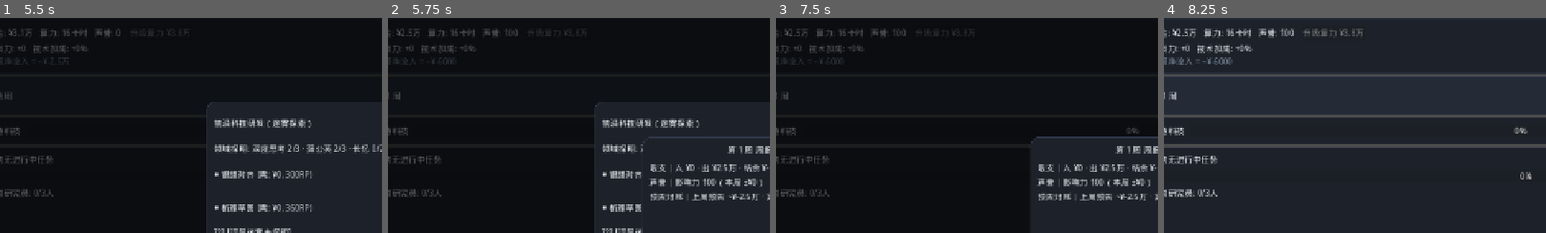
Above: before the commit, frames 1-4 (left to right).
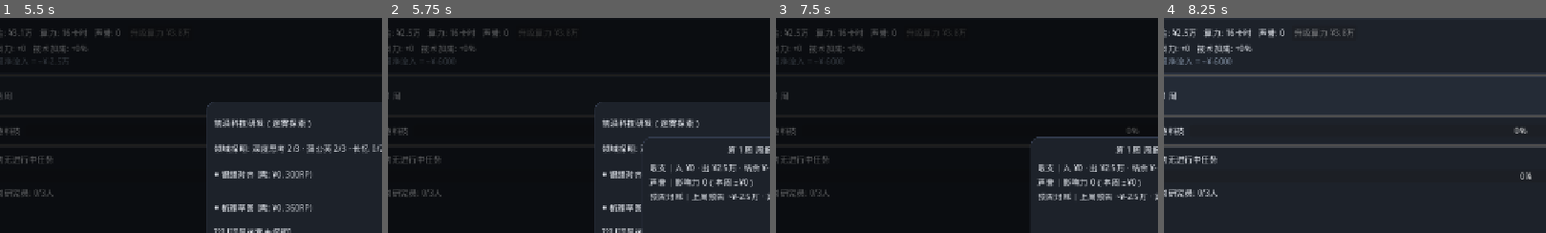
Above: after the commit, the same moments.

Repository: wingsky-1/big-ai-era
Game: Godot game, scene res://src/ui/main/main.tscn
The game is run twice, just before and just after one commit, with the same random seed, the same clock (stepped at 60 frames per second) and the same inputs.
Inputs:
- Up to frame 1 (5.5 s): click "开始经营" at 0.5 s; click "升级算力 ¥1.9万" at 1.25 s; click "‖" at 2 s; click "1x" at 2.75 s; click "2x" at 3.5 s; click "4x" at 4.25 s; click "科技" at 5 s
- Up to frame 2 (5.75 s): no input
- Up to frame 3 (7.5 s): click "周报" at 5.75 s; click "暂停" at 6.5 s; click "✕" at 7.25 s
- Up to frame 4 (8.25 s): click "确认" at 8 s
The pictures show only the part of the screen within x 3-53%, y 0-50%; the shares and areas given below are measured in that part.

Frame 1 is identical in both runs. In frame 2, 0.5% of the frame differs, in the area x 30-98%, y 4-79%; in frame 3, 0.5%; in frame 4, 0.4%.

Commit message:
feat(balance): 事件命中率门 + 冷却 + 预算闸（#75）+ RNG 派生修复（#92） (#93)
* fix(rng): randf_domain 改用 PCG32 派生，消除 hash 直取低位导致的抽样退化（#92）

GDScript hash(String) 对相邻字符串仅差个位数 → 同域连续抽样差 ~5e-10，
概率判定在一局内退化为恒真/恒假（200 seed 实测：85 局 hit(0.35) 命中 0 次、
23 局命中 100 次）。改为三元组重置 RandomNumberGenerator.seed 后取一次 randf()，
仍为 counter-based 三元组派生（计数器照常入档、读档/跳步零漂移），
不改变 ADR-0008 决策语义（非其备选方案中被拒的全局序列）。

* feat(balance): 事件命中率门 + 冷却 + 预算闸（#75）

- events.json 新增 event_spec{p_week 0.35 / max_money 5000 / max_rp_grant 60 /
  max_influence 20 / weekly_net_cap 600}；权重重排 Σw=175；非 once 卡
  trigger.cooldown_weeks=8；单卡重标（grant 4500 / paper influence 20 w50 /
  advisor rp 60 w35 / sponsor 5000）
- EventEngine：命中率门复用 event_roll 域（不新增 RNG 域）；冷却阻断 + once 永久排除；
  validate_card_caps / expected_weekly_effect 数据表级护栏；事件收入运行时统计
- 存档零迁移：events.cooldowns{} 开放容器加键（V1_SHELL 同步），fired 数组语义不变
- GDD §11 同步实现落点

---------

Co-authored-by: wingsky-1 <52647424@users.noreply.github.com>

Diff:
--- a/src/data/events.json
+++ b/src/data/events.json
@@ -6,6 +6,14 @@
 		"pity_boost_factor": 2.0,
 		"pity_skip_step": 2
 	},
+	"event_spec": {
+		"p_week": 0.35,
+		"max_money": 5000,
+		"max_rp_grant": 60,
+		"max_influence": 20,
+		"weekly_net_cap": 600,
+		"_comment": "事件闸自洽参数组（DR-031/C2 裁决；出处 docs/discussion/2026-09-08-decision-session-minutes.md §2.6 + v1-requirements §5.3）。p_week 复用 event_roll 域不新增 RNG 域；单卡上限 money/rp_grant/influence 由 EventEngine.validate_card_caps 全表校验；weekly_net_cap 为事件期望净效果周上限。"
+	},
 	"events": [
 		{
 			"id": "evt_open_source_rumor",
@@ -34,14 +42,15 @@
 			"trigger": {
 				"predicate": "none",
 				"weight": 25,
-				"once": false
+				"once": false,
+				"cooldown_weeks": 8
 			},
 			"title": "横向课题资助",
 			"description": "高校科研联合资助到账。",
 			"effects": [
 				{
 					"type": "money",
-					"value": 15000,
+					"value": 4500,
 					"timing": "immediate"
 				}
 			]
@@ -52,15 +61,16 @@
 			"kind": "notice",
 			"trigger": {
 				"predicate": "none",
-				"weight": 20,
-				"once": false
+				"weight": 50,
+				"once": false,
+				"cooldown_weeks": 8
 			},
 			"title": "论文顶会录用",
 			"description": "实验室最新成果登上顶会，学术声誉大增。",
 			"effects": [
 				{
 					"type": "influence",
-					"value": 100,
+					"value": 20,
 					"timing": "immediate"
 				}
 			]
@@ -72,7 +82,8 @@
 			"trigger": {
 				"predicate": "none",
 				"weight": 15,
-				"once": false
+				"once": false,
+				"cooldown_weeks": 8
 			},
 			"title": "云厂商卡时赠送",
 			"description": "云服务商提供了试用算力补贴。",
@@ -97,11 +108,11 @@
 			"description": "某硬件厂商提出赞助方案，但需承担合作课题。",
 			"options": [
 				{
-					"text": "接受设备补贴（资金+30k）",
+					"text": "接受设备补贴（资金+5k）",
 					"effects": [
 						{
 							"type": "money",
-							"value": 30000,
+							"value": 5000,
 							"timing": "immediate"
 						}
 					]
@@ -125,7 +136,8 @@
 			"trigger": {
 				"predicate": "none",
 				"weight": 10,
-				"once": false
+				"once": false,
+				"cooldown_weeks": 8
 			},
 			"title": "集群电力检修",
 			"description": "供电检修即将开始，是否对训练进行顺延调度？",
@@ -158,15 +170,16 @@
 			"kind": "notice",
 			"trigger": {
 				"predicate": "none",
-				"weight": 10,
-				"once": false
+				"weight": 35,
+				"once": false,
+				"cooldown_weeks": 8
 			},
 			"title": "知名顾问来访",
 			"description": "学界泰斗来访讲座，点拨启发了全员灵感。",
 			"effects": [
 				{
 					"type": "rp_grant",
-					"value": 200,
+					"value": 60,
 					"timing": "immediate"
 				}
 			]
--- a/src/entities/event_engine.gd
+++ b/src/entities/event_engine.gd
@@ -1,11 +1,13 @@
 class_name EventEngine
 extends RefCounted
 
-## 事件与灵感引擎（L2 RefCounted，DR-001 / DR-012 / DR-021 M2 / DR-023）：
-## - 8 张事件卡（谓词触发+加权抽取，RNG 域 event_roll）
+## 事件与灵感引擎（L2 RefCounted，DR-001 / DR-012 / DR-021 M2 / DR-023 / DR-031 C2）：
+## - 8 张事件卡（谓词触发 + 命中率门 + 冷却窗口 + 加权抽取，复用 RNG 域 event_roll）
 ## - 9 种效果枚举与显式 timing（immediate / delayed 于周结第 3 步消费）
 ## - 决策卡阻塞与 pending 入档（单周至多 1 张决策卡，双卡触发自动顺延入 week_due）
-## - 灵感三键（base/pity/cap）与权重全部来自 src/data/events.json（ADR-0013 零默认值纪律）
+## - 命中率门 p_week / 单卡效果上限 / 总闸 / 冷却窗口全部来自 src/data/events.json
+##   （ADR-0013 零默认值纪律：缺键 push_error 熔断，代码不留数值兜底）
+## - 冷却窗口入档 events.cooldowns{}（开放容器加键零迁移；fired 数组语义不变）
 
 signal event_triggered(event_data: Dictionary)
 signal decision_pending_set(card: Dictionary)
@@ -15,10 +17,14 @@
 
 var _events_cfg: Array = []
 var _inspiration_spec: Dictionary = {}
+var _event_spec: Dictionary = {}
 var _fired_events: Dictionary = {}
+var _cooldowns: Dictionary = {}
 var _pending_card: Dictionary = {}
 var _effects_pending: Array = []
 var _inspiration_pity: int = 0
+var _cum_money_gain: int = 0
+var _cum_money_net: int = 0
 
 
 func setup(config: Dictionary) -> void:
@@ -26,10 +32,16 @@
 	_inspiration_spec = config.get("inspiration_spec", {}).duplicate(true)
 	if _inspiration_spec.is_empty():
 		push_error("EventEngine: 缺少 inspiration_spec（真源 %s）" % EVENTS_PATH)
+	_event_spec = config.get("event_spec", {}).duplicate(true)
+	if _event_spec.is_empty():
+		push_error("EventEngine: 缺少 event_spec（真源 %s）" % EVENTS_PATH)
 	_fired_events.clear()
+	_cooldowns.clear()
 	_pending_card.clear()
 	_effects_pending.clear()
 	_inspiration_pity = 0
+	_cum_money_gain = 0
+	_cum_money_net = 0
 
 
 func get_pending_card() -> Dictionary:
@@ -42,6 +54,27 @@
 
 func get_inspiration_pity() -> int:
 	return _inspiration_pity
+
+
+## 命中率门（REV-01 / DR-031 C2）：本周抽卡概率，真源 events.json.event_spec.p_week。
+func get_p_week() -> float:
+	var p_week_variant: Variant = DataLoader.require_key(_event_spec, "p_week", EVENTS_PATH)
+	return float(p_week_variant) if p_week_variant != null else 0.0
+
+
+## 冷却状态只读视图（{event_id: 最近抽中周}；入档 events.cooldowns{}）。
+func get_cooldowns() -> Dictionary:
+	return _cooldowns.duplicate(true)
+
+
+## 事件累计 money 正项收入（V-sim「事件收入占比 ≤10%」口径；运行时统计不入档）。
+func get_cum_money_gain() -> int:
+	return _cum_money_gain
+
+
+## 事件累计 money 净效果（含负向卡，V-sim「周均 ≤0.6k」口径；运行时统计不入档）。
+func get_cum_money_net() -> int:
+	return _cum_money_net
 
 
 ## 周结管线第 3 步：消费 delayed 效果队列（在出分前消费）
@@ -110,14 +143,21 @@
 func evaluate_events(
 	current_week: int, rng: RngStream, context: Dictionary, world: RefCounted
 ) -> Dictionary:
-	# 检查是否有上一周顺延到本周的决策卡
+	# 检查是否有上一周顺延到本周的决策卡（顺延不消耗 RNG、不参与命中率门）
 	if not _pending_card.is_empty():
 		var due_week: int = int(_pending_card.get("week_due", current_week))
 		if current_week >= due_week:
 			decision_pending_set.emit(_pending_card)
 			return {"event_id": str(_pending_card.get("id", "")), "kind": "decision"}
 
-	# 筛选符合条件的候选卡
+	# 命中率门（REV-01 / DR-031 C2）：复用 event_roll 域；未过门则通知层静默（本周不抽）
+	var p_week_variant: Variant = DataLoader.require_key(_event_spec, "p_week", EVENTS_PATH)
+	if p_week_variant == null:
+		return {}
+	if not rng.hit_domain(RngStream.DOMAIN_EVENT_ROLL, float(p_week_variant)):
+		return {}
+
+	# 筛选符合条件的候选卡（once 永久排除 + 冷却窗口未到 + 谓词）
 	var candidates: Array[Dictionary] = []
 	var total_weight: int = 0
 
@@ -127,8 +167,12 @@
 			var ev_id: String = str(ev.get("id", ""))
 			var trigger: Dictionary = ev.get("trigger", {})
 
-			# once 检查
+			# once 检查（fired 数组语义不变：抽中即登记，once 卡永久排除）
 			if bool(trigger.get("once", false)) and _fired_events.has(ev_id):
+				continue
+
+			# 冷却检查（REV-03：同卡 N 周内不重复；非 once 卡专属）
+			if _is_on_cooldown(ev_id, trigger, current_week):
 				continue
 
 			# 谓词检查
@@ -158,6 +202,7 @@
 	var chosen_id: String = str(chosen.get("id", ""))
 	var kind: String = str(chosen.get("kind", "notice"))
 	_fired_events[chosen_id] = true
+	_record_cooldown(chosen_id, chosen, current_week)
 
 	if kind == "decision":
 		var pending_data: Dictionary = {
@@ -198,6 +243,9 @@
 	match eff_type:
 		"money":
 			world.economy.apply_delta("money", int(val), "event_money")
+			_cum_money_net += int(val)
+			if int(val) > 0:
+				_cum_money_gain += int(val)
 		"compute":
 			world.economy.apply_delta("compute", int(val), "event_compute")
 		"influence":
@@ -246,6 +294,7 @@
 func to_save() -> Dictionary:
 	return {
 		"fired": _fired_events.keys(),
+		"cooldowns": _cooldowns.duplicate(true),
 		"pending": [_pending_card.duplicate(true)] if not _pending_card.is_empty() else [],
 		"effects_pending": _effects_pending.duplicate(true),
 		"inspiration_pity": _inspiration_pity,
@@ -256,6 +305,11 @@
 	_fired_events.clear()
 	for f: Variant in data.get("fired", []):
 		_fired_events[str(f)] = true
+	_cooldowns.clear()
+	var cooldowns_data: Variant = data.get("cooldowns", {})
+	if cooldowns_data is Dictionary:
+		for cd_key: Variant in cooldowns_data:
+			_cooldowns[str(cd_key)] = int(cooldowns_data[cd_key])
 	var pending_arr: Array = data.get("pending", [])
 	if not pending_arr.is_empty():
 		_pending_card = (pending_arr[0] as Dictionary).duplicate(true)
@@ -263,3 +317,149 @@
 		_pending_card.clear()
 	_effects_pending = data.get("effects_pending", []).duplicate(true)
 	_inspiration_pity = int(data.get("inspiration_pity", 0))
+
+
+## ============ 冷却与预算闸（DR-031/C2）============
+
+
+## 单卡冷却窗口（周）：非 once 卡必填 trigger.cooldown_weeks；once 卡走 fired 永久排除。
+## 缺键 push_error 并返回 0（不熔断抽取流程；数据表级断言 test_event_card_effect_caps 兜底）。
+func _cooldown_weeks_of(trigger: Dictionary) -> int:
+	if bool(trigger.get("once", false)):
+		return 0
+	var window_variant: Variant = DataLoader.require_key(trigger, "cooldown_weeks", EVENTS_PATH)
+	if window_variant == null:
+		return 0
+	return int(window_variant)
+
+
+func _is_on_cooldown(ev_id: String, trigger: Dictionary, current_week: int) -> bool:
+	if not _cooldowns.has(ev_id):
+		return false
+	var window: int = _cooldown_weeks_of(trigger)
+	if window <= 0:
+		return false
+	return current_week - int(_cooldowns[ev_id]) < window
+
+
+func _record_cooldown(ev_id: String, event_data: Dictionary, current_week: int) -> void:
+	if _cooldown_weeks_of(event_data.get("trigger", {})) <= 0:
+		return
+	_cooldowns[ev_id] = current_week
+
+
+## 单卡效果上限校验（REV-02 / DR-031 C2）：返回违规描述列表（空=全表合规）。
+## 覆盖 effects 与决策卡 options[*].effects；money 取绝对值（负向卡同样受上限约束）。
+static func validate_card_caps(config: Dictionary) -> Array[String]:
+	var spec: Dictionary = config.get("event_spec", {})
+	var violations: Array[String] = []
+	var max_money_variant: Variant = DataLoader.require_key(spec, "max_money", EVENTS_PATH)
+	var max_rp_variant: Variant = DataLoader.require_key(spec, "max_rp_grant", EVENTS_PATH)
+	var max_influence_variant: Variant = DataLoader.require_key(spec, "max_influence", EVENTS_PATH)
+	if max_money_variant == null or max_rp_variant == null or max_influence_variant == null:
+		violations.append("event_spec 缺上限键（max_money/max_rp_grant/max_influence）")
+		return violations
+	var max_money: int = int(max_money_variant)
+	var max_rp: int = int(max_rp_variant)
+	var max_influence: int = int(max_influence_variant)
+	for ev_variant: Variant in config.get("events", []):
+		if not ev_variant is Dictionary:
+			continue
+		var ev: Dictionary = ev_variant
+		var ev_id: String = str(ev.get("id", ""))
+		_collect_cap_violations(
+			ev_id, ev.get("effects", []), max_money, max_rp, max_influence, violations
+		)
+		for opt_variant: Variant in ev.get("options", []):
+			if opt_variant is Dictionary:
+				var opt: Dictionary = opt_variant
+				_collect_cap_violations(
+					ev_id, opt.get("effects", []), max_money, max_rp, max_influence, violations
+				)
+	return violations
+
+
+static func _collect_cap_violations(
+	ev_id: String,
+	effects: Array,
+	max_money: int,
+	max_rp: int,
+	max_influence: int,
+	violations: Array[String]
+) -> void:
+	for eff_variant: Variant in effects:
+		if not eff_variant is Dictionary:
+			continue
+		var eff: Dictionary = eff_variant
+		var eff_type: String = str(eff.get("type", ""))
+		var value: int = int(eff.get("value", 0))
+		match eff_type:
+			"money":
+				if absi(value) > max_money:
+					violations.append("%s money %d 超上限 %d" % [ev_id, value, max_money])
+			"rp_grant":
+				if value > max_rp:
+					violations.append("%s rp_grant %d 超上限 %d" % [ev_id, value, max_rp])
+			"influence":
+				if value > max_influence:
+					violations.append("%s influence %d 超上限 %d" % [ev_id, value, max_influence])
+
+
+## 事件期望周效果（总闸口径 REV-04 / DR-031 C2）：
+## 逐卡 = p_week × 权重占比 × 单次效果期望（决策卡取全部选项均值）。
+## 返回 {money, rp_grant, influence}（单位：每周）。
+static func expected_weekly_effect(config: Dictionary) -> Dictionary:
+	var spec: Dictionary = config.get("event_spec", {})
+	var p_week_variant: Variant = DataLoader.require_key(spec, "p_week", EVENTS_PATH)
+	var p_week: float = float(p_week_variant) if p_week_variant != null else 0.0
+	var events: Array = config.get("events", [])
+	var total_weight: int = 0
+	for ev_variant: Variant in events:
+		if not ev_variant is Dictionary:
+			continue
+		var weight_variant: Variant = DataLoader.require_key(
+			ev_variant.get("trigger", {}), "weight", EVENTS_PATH
+		)
+		if weight_variant != null:
+			total_weight += int(weight_variant)
+	var out: Dictionary = {"money": 0.0, "rp_grant": 0.0, "influence": 0.0}
+	if total_weight <= 0:
+		return out
+	for ev_variant: Variant in events:
+		if not ev_variant is Dictionary:
+			continue
+		var ev: Dictionary = ev_variant
+		var weight_variant: Variant = DataLoader.require_key(
+			ev.get("trigger", {}), "weight", EVENTS_PATH
+		)
+		if weight_variant == null:
+			continue
+		var weight_ratio: float = float(int(weight_variant)) / float(total_weight)
+		var per_draw: Dictionary = _expected_effect_per_draw(ev)
+		for key: String in out:
+			out[key] = float(out[key]) + p_week * weight_ratio * float(per_draw.get(key, 0.0))
+	return out
+
+
+static func _expected_effect_per_draw(ev: Dictionary) -> Dictionary:
+	var totals: Dictionary = {"money": 0.0, "rp_grant": 0.0, "influence": 0.0}
+	var options: Array = ev.get("options", [])
+	if options.is_empty():
+		_accumulate_effects(ev.get("effects", []), 1.0, totals)
+	else:
+		var share: float = 1.0 / float(options.size())
+		for opt_variant: Variant in options:
+			if opt_variant is Dictionary:
+				_accumulate_effects(opt_variant.get("effects", []), share, totals)
+	return totals
+
+
+static func _accumulate_effects(effects: Array, factor: float, totals: Dictionary) -> void:
+	for eff_variant: Variant in effects:
+		if not eff_variant is Dictionary:
+			continue
+		var eff: Dictionary = eff_variant
+		var eff_type: String = str(eff.get("type", ""))
+		if not totals.has(eff_type):
+			continue
+		totals[eff_type] = float(totals[eff_type]) + factor * float(int(eff.get("value", 0)))
--- a/src/systems/rng/rng_stream.gd
+++ b/src/systems/rng/rng_stream.gd
@@ -19,6 +19,8 @@
 
 var _root_seed: int = 0
 var _counters: Dictionary = {}
+## 派生用哈希器：每个 (root_seed, domain, counter) 重置 seed 后取一次输出（PCG32）。
+var _hasher: RandomNumberGenerator = RandomNumberGenerator.new()
 
 
 func _init(seed_val: int = 0) -> void:
@@ -41,13 +43,16 @@
 
 
 ## 派生一个 [0.0, 1.0) 的确定性浮点随机数，并将对应域计数器 +1
+## counter-based：每个三元组独立派生，不依赖同域前一个随机数（读档/跳步不漂移）。
+## 实现注意（#75 修复）：GDScript 的 `hash(String)` 对相邻字符串（counter+1）输出
+## 仅差个位数，直接归一化会让同域连续抽样几乎相同（实测相邻差 ~5e-10）→ 概率
+## 机制退化成"整局恒真/恒假"。故改用 RandomNumberGenerator 重置 seed 后取一次输出
+## （PCG32 充分去相关），派生仍只依赖三元组，确定性不变。
 func randf_domain(domain: String) -> float:
 	var c: int = int(_counters.get(domain, 0))
 	_counters[domain] = c + 1
-	var h: int = hash("%d:%s:%d" % [_root_seed, domain, c])
-	# 映射到 [0.0, 1.0)
-	var pos_h: int = h & 0x7FFFFFFF
-	return float(pos_h) / float(0x80000000)
+	_hasher.seed = hash("%d:%s:%d" % [_root_seed, domain, c])
+	return _hasher.randf()
 
 
 ## 派生一个 [min_val, max_val] 的确定性整数随机数
--- a/src/systems/save/save_migrator.gd
+++ b/src/systems/save/save_migrator.gd
@@ -33,7 +33,7 @@
 	"staff": {"assigned": {}, "condition": []},
 	"training": {"base": "", "weeks_left": 0},
 	"rivals": {"cursor": 0, "jitter_state": 0},
-	"events": {"fired": [], "pending": [], "effects_pending": []},
+	"events": {"fired": [], "cooldowns": {}, "pending": [], "effects_pending": []},
 	"player_model_names": [],
 	"stages": {"current": 0},
 	"sota": {"best": 0.0, "rival_best": 0.0, "by_key": {}},
--- a/tests/unit/test_event_engine.gd
+++ b/tests/unit/test_event_engine.gd
@@ -10,6 +10,9 @@
 ## 5. 稍后处理周结前拦截断言
 ## 6. 灵感保底触发断言（since >= cap=12 必触发；触发>可研节点数 -> 跳过+顺延+pity 减 2）
 ## 7. paused 四不变式逐条断言（唯一源/原子/同帧禁重入/幂等回滚）
+##
+## #75（0.1.5-1d）追加事件闸 6 个 [T]：命中率门 / 冷却阻断 + once / 预算闸 /
+## 单卡上限数据表断言 / influence 权重占比 / 160 周 V-sim 收入占比。
 
 var _events_cfg: Dictionary
 var _world: GameWorld
@@ -156,3 +159,204 @@
 	_world.set_pending_decision({"id": "d_block"})
 	_world.set_paused(false)
 	assert_true(_world.user_paused, "带卡期间解除请求被拒")
+
+
+## ============ #75（0.1.5-1d）事件闸专项：命中率门 / 冷却 / 预算闸 / V-sim ============
+
+
+func test_event_hit_rate_gate() -> void:
+	# [T] #75：命中率门 —— 1000 周实际抽卡频率落在 p_week ±2%（复用 event_roll 域不新增域）
+	var engine := EventEngine.new()
+	engine.setup(_events_cfg)
+	var p_week: float = engine.get_p_week()
+	assert_gt(p_week, 0.0, "p_week 必须来自 events.json.event_spec")
+	var rng := RngStream.new(20260908)
+	var draws: int = 0
+	var silent_weeks: int = 0
+	for w: int in range(1, 1001):
+		var res := engine.evaluate_events(w, rng, {"money": 0, "influence": 0, "week": w}, _world)
+		if res.is_empty():
+			silent_weeks += 1
+			assert_true(engine.get_pending_card().is_empty(), "未过门周不得产出决策卡")
+			continue
+		draws += 1
+		if not engine.get_pending_card().is_empty():
+			engine.choose_decision_option(0, _world)
+	var rate: float = float(draws) / 1000.0
+	assert_almost_eq(rate, p_week, 0.02, "1000 周抽卡频率 %.4f 应落在 p_week %.2f ±2%%" % [rate, p_week])
+	assert_gt(silent_weeks, 0, "存在未过门的静默周（通知层静默）")
+
+
+func test_event_cooldown_blocks_repeat() -> void:
+	# [T] #75：冷却阻断重复 + once 永久排除 + cooldowns 入档零迁移
+	# 1. 精确窗口：单卡表 + p_week=1.0 + cooldown_weeks=8 → 26 周内仅第 1/9/17/25 周可抽中
+	var single_cfg: Dictionary = {
+		"inspiration_spec":
+		{"base": 0.1, "pity": 8, "cap": 12, "pity_boost_factor": 2.0, "pity_skip_step": 2},
+		"event_spec":
+		{
+			"p_week": 1.0,
+			"max_money": 5000,
+			"max_rp_grant": 60,
+			"max_influence": 20,
+			"weekly_net_cap": 600,
+		},
+		"events":
+		[
+			{
+				"id": "evt_only",
+				"kind": "notice",
+				"trigger": {"predicate": "none", "weight": 10, "once": false, "cooldown_weeks": 8},
+				"effects": [{"type": "money", "value": 100, "timing": "immediate"}],
+			}
+		],
+	}
+	var engine := EventEngine.new()
+	engine.setup(single_cfg)
+	var rng := RngStream.new(5)
+	var hit_weeks: Array = []
+	for w: int in range(1, 26):
+		var res := engine.evaluate_events(w, rng, {}, _world)
+		if not res.is_empty():
+			hit_weeks.append(w)
+	assert_eq(hit_weeks, [1, 9, 17, 25], "冷却 8 周：间隔 ≥8 周才可重复（26 周内 4 次）")
+
+	# 2. 真表 400 周扫描：once 卡不重复出现；非 once 卡两次出现间隔 ≥ cooldown_weeks
+	var real_engine := EventEngine.new()
+	real_engine.setup(_events_cfg)
+	var real_rng := RngStream.new(4242)
+	var last_week: Dictionary = {}
+	var seen_ids: Dictionary = {}
+	for w: int in range(1, 401):
+		var res := real_engine.evaluate_events(w, real_rng, {}, _world)
+		if res.is_empty():
+			continue
+		var ev_id: String = str(res.get("id", res.get("event_id", "")))
+		if not real_engine.get_pending_card().is_empty():
+			real_engine.choose_decision_option(0, _world)
+		if ev_id == "":
+			continue
+		var window: int = _cooldown_weeks_for(ev_id)
+		if seen_ids.has(ev_id):
+			if window > 0:
+				assert_gte(w - int(last_week[ev_id]), window, "卡 %s 冷却窗口内不得重复出现" % ev_id)
+			else:
+				assert_true(false, "once 卡 %s 不得重复出现" % ev_id)
+		seen_ids[ev_id] = true
+		last_week[ev_id] = w
+	assert_gte(seen_ids.size(), 4, "400 周应覆盖多张卡（防断言空转）")
+
+	# 3. cooldowns 入档/读档零迁移（fired 数组语义不变）
+	var saved: Dictionary = real_engine.to_save()
+	assert_true(saved.has("cooldowns"), "to_save 必须含 cooldowns 键")
+	assert_gte((saved.get("fired", []) as Array).size(), 1, "fired 数组语义不变（抽中即登记）")
+	var shell_events: Dictionary = SaveMigrator.V1_SHELL.get("events", {})
+	assert_true(shell_events.has("cooldowns"), "V1_SHELL.events 必须含 cooldowns 键（零迁移）")
+	var fresh := EventEngine.new()
+	fresh.setup(_events_cfg)
+	fresh.restore(saved)
+	assert_eq(fresh.get_cooldowns(), real_engine.get_cooldowns(), "读档还原冷却窗口")
+
+
+func test_event_budget_cap() -> void:
+	# [T] #75：预算闸 —— 单卡上限（全表）+ 总闸期望净效果 ≤ weekly_net_cap
+	var violations: Array[String] = EventEngine.validate_card_caps(_events_cfg)
+	assert_eq(violations.size(), 0, "全表单卡效果不得越界：%s" % str(violations))
+	var spec: Dictionary = _events_cfg.get("event_spec", {})
+	var cap: int = int(spec.get("weekly_net_cap", 0))
+	assert_gt(cap, 0, "weekly_net_cap 必须为正数（真源 events.json）")
+	var expected: Dictionary = EventEngine.expected_weekly_effect(_events_cfg)
+	assert_lte(
+		absf(float(expected.get("money", 0.0))),
+		float(cap),
+		"事件期望净 money %.1f/周 应 ≤%d/周" % [float(expected.get("money", 0.0)), cap]
+	)
+	# 越界检测器自身有效（防假绿）：注入越界卡必须被捕获
+	var bad_cfg: Dictionary = _events_cfg.duplicate(true)
+	var bad_events: Array = bad_cfg.get("events", [])
+	(bad_events[1] as Dictionary)["effects"] = [
+		{"type": "money", "value": 99999, "timing": "immediate"}
+	]
+	assert_gt(EventEngine.validate_card_caps(bad_cfg).size(), 0, "越界卡必须被 validate_card_caps 捕获")
+
+
+func test_event_card_effect_caps() -> void:
+	# [T] #75 / REV-02：数据表级逐卡校验（防新增卡越界 / 漏配冷却窗口）
+	var spec: Dictionary = _events_cfg.get("event_spec", {})
+	assert_true(spec.has("p_week"), "event_spec 必须有 p_week")
+	assert_true(spec.has("max_money"), "event_spec 必须有 max_money")
+	assert_true(spec.has("max_rp_grant"), "event_spec 必须有 max_rp_grant")
+	assert_true(spec.has("max_influence"), "event_spec 必须有 max_influence")
+	assert_true(spec.has("weekly_net_cap"), "event_spec 必须有 weekly_net_cap")
+	for ev_variant: Variant in _events_cfg.get("events", []):
+		var ev: Dictionary = ev_variant
+		var trigger: Dictionary = ev.get("trigger", {})
+		if bool(trigger.get("once", false)):
+			continue
+		assert_true(
+			trigger.has("cooldown_weeks"), "非 once 卡 %s 必须配 cooldown_weeks" % str(ev.get("id", ""))
+		)
+		assert_gt(int(trigger.get("cooldown_weeks", 0)), 0, "卡 %s 冷却窗口必须为正" % str(ev.get("id", "")))
+	assert_eq(EventEngine.validate_card_caps(_events_cfg).size(), 0, "全表效果上限合规")
+
+
+func test_event_influence_weight_share() -> void:
+	# [T] #75 / REV-05：带 influence 效果的卡权重占比 ≥25%（与 Q2 的 300–600 影联标）
+	var total_weight: int = 0
+	var influence_weight: int = 0
+	for ev_variant: Variant in _events_cfg.get("events", []):
+		var ev: Dictionary = ev_variant
+		var weight: int = int(ev.get("trigger", {}).get("weight", 0))
+		total_weight += weight
+		if _has_effect_type(ev, "influence"):
+			influence_weight += weight
+	assert_gt(total_weight, 0, "权重总和必须为正")
+	var share: float = float(influence_weight) / float(total_weight)
+	assert_gte(share, 0.25, "influence 卡权重占比 %.4f 应 ≥25%%" % share)
+	var expected: Dictionary = EventEngine.expected_weekly_effect(_events_cfg)
+	var total_160: float = float(expected.get("influence", 0.0)) * 160.0
+	assert_between(total_160, 300.0, 600.0, "160 周事件 influence 期望 %.1f 应落在 300–600 影" % total_160)
+
+
+func test_event_income_share_bound() -> void:
+	# [T] #75：V-sim —— 160 周事件累计收入 ≤ 累计经营收入 10%，事件净效果周均 ≤0.6k
+	var world := GameWorld.new()
+	world.start_new_game(20260908)
+	var task_policy := AutoTaskPolicy.new()
+	var weeks: int = 160
+	var settled: int = 0
+	for _i: int in range(weeks):
+		task_policy.fill(world)
+		var reports: Array[Dictionary] = world.simulate_weeks(1)
+		if reports.is_empty():
+			break
+		settled += 1
+		if world.game_over_flag:
+			break
+	assert_gte(settled, weeks, "160 周应完整推进（占槽任务口径下不破产）")
+	assert_gt(world.cum_income, 0, "160 周累计经营收入应大于 0")
+	var event_income: int = world.event_engine.get_cum_money_gain()
+	var event_net: int = world.event_engine.get_cum_money_net()
+	var share: float = float(event_income) / float(world.cum_income)
+	assert_lte(share, 0.10, "事件累计收入占比 %.4f 应 ≤10%%" % share)
+	var weekly_net: float = float(event_net) / float(settled)
+	assert_lte(absf(weekly_net), 600.0, "事件净效果周均 %.1f 应 ≤0.6k" % weekly_net)
+
+
+func _has_effect_type(ev: Dictionary, eff_type: String) -> bool:
+	for eff_variant: Variant in ev.get("effects", []):
+		if eff_variant is Dictionary and str(eff_variant.get("type", "")) == eff_type:
+			return true
+	for opt_variant: Variant in ev.get("options", []):
+		if opt_variant is Dictionary:
+			for opt_eff: Variant in opt_variant.get("effects", []):
+				if opt_eff is Dictionary and str(opt_eff.get("type", "")) == eff_type:
+					return true
+	return false
+
+
+func _cooldown_weeks_for(ev_id: String) -> int:
+	for ev_variant: Variant in _events_cfg.get("events", []):
+		if ev_variant is Dictionary and str(ev_variant.get("id", "")) == ev_id:
+			return int(ev_variant.get("trigger", {}).get("cooldown_weeks", 0))
+	return 0
--- a/tests/unit/test_rng_stream.gd
+++ b/tests/unit/test_rng_stream.gd
@@ -6,6 +6,8 @@
 ## 1. 同 seed 确定性断言（分域序列一致、互不串扰）
 ## 2. 新增随机域零迁移断言（开放 dict 加键）
 ## 3. 全局 RNG 消费点 grep=3 断言（rival_jitter / inspiration / event_roll）
+##
+## #92 追加 1 个 [T]：同域连续抽样去相关（防 `hash(String)` 直取低位退化）。
 
 
 func test_acceptance_point_1_domain_isolation_and_determinism() -> void:
@@ -59,3 +61,26 @@
 	assert_true(RngStream.REGISTERED_DOMAINS.has("rival_jitter"))
 	assert_true(RngStream.REGISTERED_DOMAINS.has("inspiration"))
 	assert_true(RngStream.REGISTERED_DOMAINS.has("event_roll"))
+
+
+func test_domain_samples_are_decorrelated() -> void:
+	# [T] #92：同域连续抽样去相关（防 `hash(String)` 直取低位的退化回归）
+	var stream := RngStream.new(42)
+	var samples: Array[float] = []
+	for i: int in range(64):
+		samples.append(stream.randf_domain(RngStream.DOMAIN_EVENT_ROLL))
+	var min_gap: float = 1.0
+	for i: int in range(1, samples.size()):
+		min_gap = minf(min_gap, absf(samples[i] - samples[i - 1]))
+	assert_gt(min_gap, 1e-6, "同域相邻抽样必须去相关（最小间隔 %.9f）" % min_gap)
+	var buckets: Dictionary = {}
+	for v: float in samples:
+		buckets[int(v * 10.0)] = true
+	assert_gte(buckets.size(), 4, "同域连续抽样应覆盖多个十分位（实测 %d 个）" % buckets.size())
+	# 单局命中率落在二项带内：p=0.35、n=1000 → 期望 350，容差 ±80（旧实现恒 0 或 1000）
+	var hit_stream := RngStream.new(20260908)
+	var hits: int = 0
+	for i: int in range(1000):
+		if hit_stream.hit_domain(RngStream.DOMAIN_EVENT_ROLL, 0.35):
+			hits += 1
+	assert_between(hits, 270, 430, "同 seed 1000 次 hit(0.35) 应落在二项带内（实测 %d）" % hits)
Not shown, changed: docs/adr/0008-deterministic-domain-counter-rng.md
Not shown, changed: docs/gdd/gdd.md
